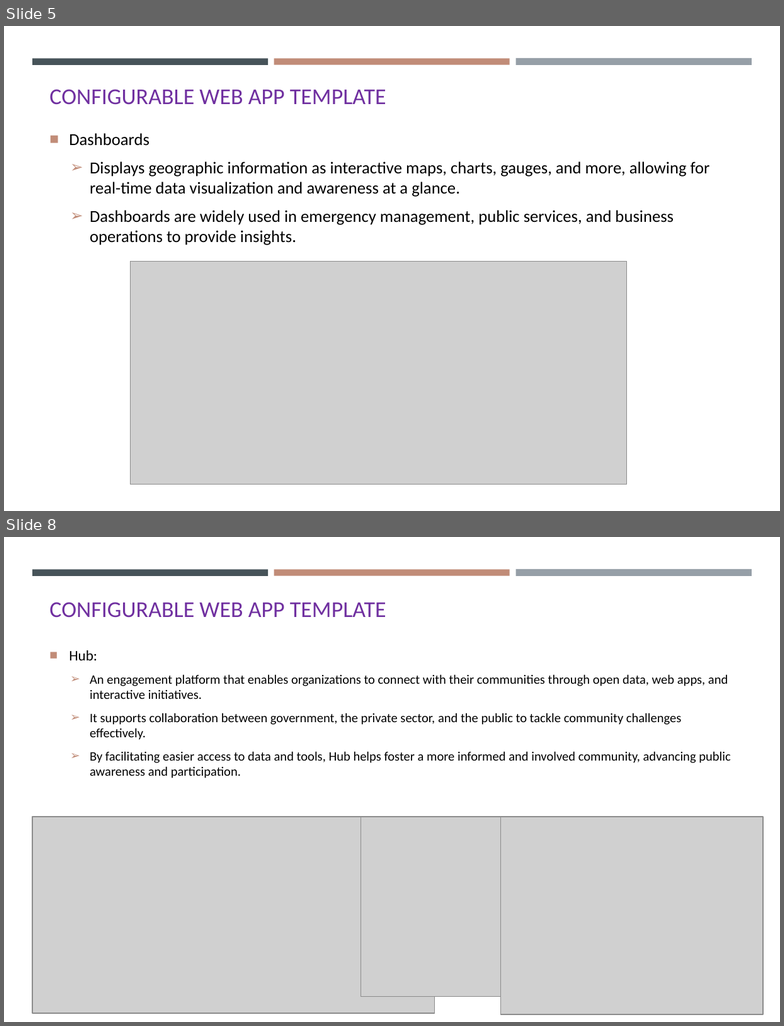
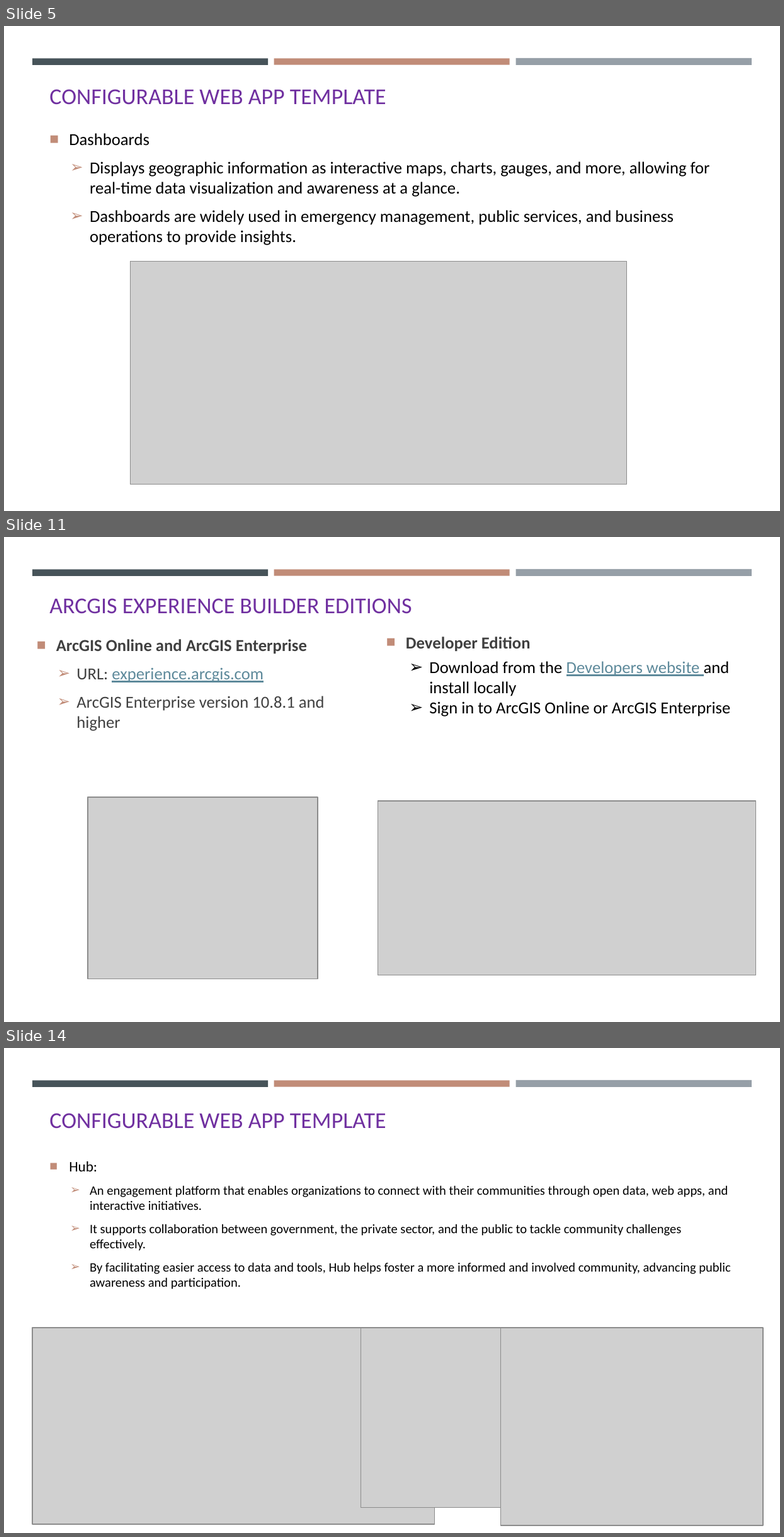
Before and after one commit to gisynw/Field_Techniques, a slide deck: docs/Lectures/Week05/Week05_GEOG3319_ResponseWebMap.pptx. Shown one above the other, each under a label of ours: slides 5 and 8 before the commit, slides 5, 11 and 14 after it; the slides between them are not shown. The pictures are 784x1026 and 784x1537 pixels, drawn with LibreOffice and Linux fonts; fonts in the diff are those of the drawing; grey boxes stand for pictures. Boxes give left, top, right and bottom in pixels: in the first picture for what was removed or moved away, otherwise in the second. Text is boxed around its words. In the diff, an @@ line names an element or a change of style, - is before the commit and + after.

```diff
--- a/docs/Lectures/Week05/Week05_GEOG3319_ResponseWebMap.pptx
+++ b/docs/Lectures/Week05/Week05_GEOG3319_ResponseWebMap.pptx
@@ slide 11 added at (x1=4, y1=537, x2=780, y2=1022), background #FFFFFF; not listed: 3 template elements that a slide beside it also shows @@
@@ title added at (x1=49, y1=598, x2=412, y2=614), 18.9 pt, text #7030A0 @@
+ARCGIS EXPERIENCE BUILDER EDITIONS
@@ text added at (x1=56, y1=639, x2=325, y2=731), 14 pt, text #404040 @@
+■ ArcGIS Online and ArcGIS Enterprise
+  ➢ URL: experience.arcgis.com
+  ➢ ArcGIS Enterprise version 10.8.1 and higher
@@ text added at (x1=406, y1=637, x2=730, y2=717), 14 pt, text #000000 @@
+■ Developer Edition
+  ➢ Download from the Developers website and install locally
+  ➢ Sign in to ArcGIS Online or ArcGIS Enterprise
@@ picture added at (x1=88, y1=797, x2=318, y2=979) @@
@@ picture added at (x1=378, y1=801, x2=756, y2=975) @@
@@ what was slide 8 is now slide 14 @@
```
Also in this commit, not shown: 3 slides changed, 10 other slides added, 1 other file.
